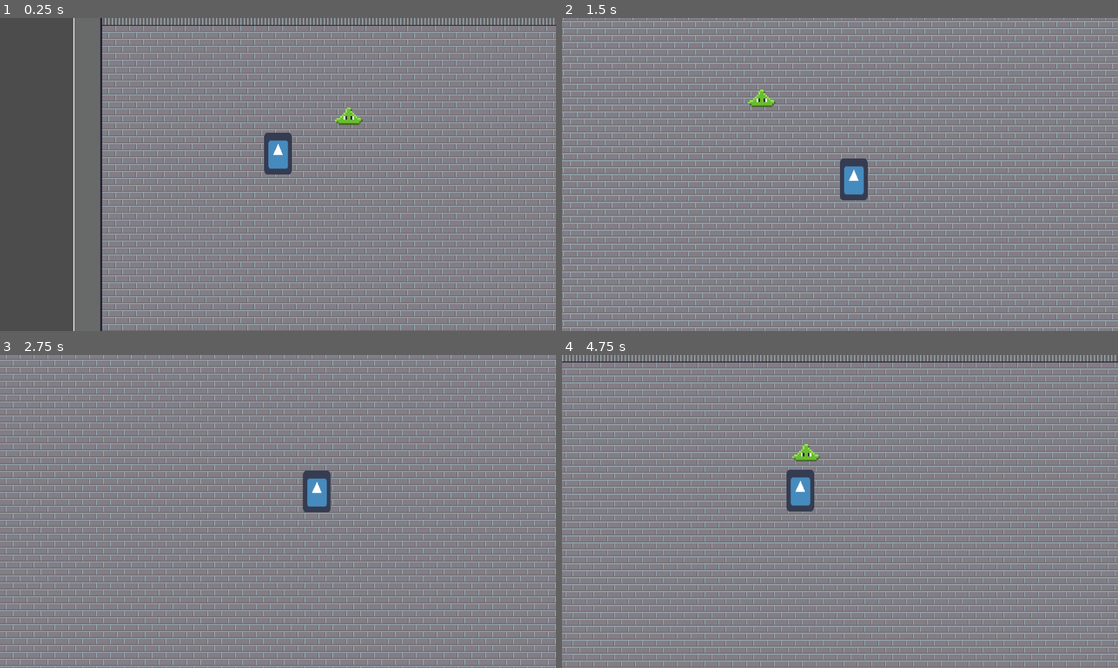
Above: before the commit, frames 1-4 (two rows, left to right).
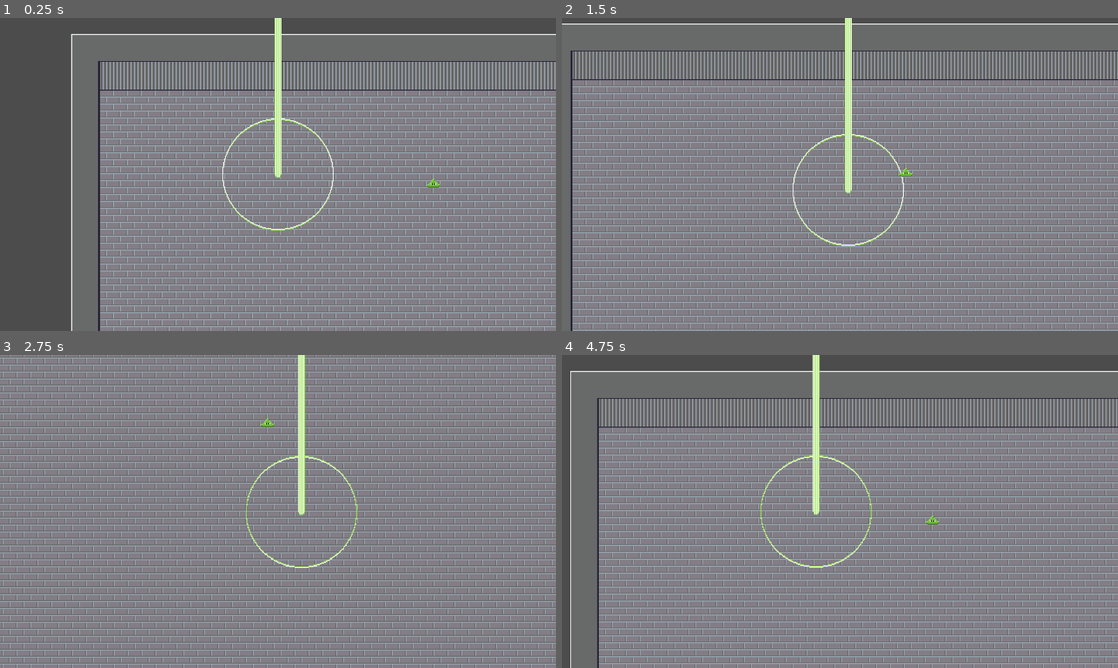
Above: after the commit, the same moments.

Repository: nalquas/blobs-of-colour
Game: Godot game, scene res://scenes/game/Main.tscn
Two runs of this game, one before a commit and one after it. Both use one fixed random seed, a clock stepped at 60 frames per second and the inputs below. The engine's default icon, where the game draws it, is replaced by a stand-in: a white triangle on a blue panel in a dark square.
Inputs:
- Up to frame 1 (0.25 s): no input
- Up to frame 2 (1.5 s): hold Right (right) 0.53-1.28 s; hold Down (down) from 1.28 s (still down)
- Up to frame 3 (2.75 s): release Down (down) at 2.03 s; hold Right (right) from 2.03 s (still down)
- Up to frame 4 (4.75 s): release Right (right) at 2.78 s; hold Up (up) 2.78-3.53 s; hold Left (left) from 3.53 s (still down)

The runs differ from the first frame. In frame 1, 45% of the frame differs, in the area x 12-100%, y 0-100%; in frame 2, 63%; in frame 3, 39%; in frame 4, 64%, in the area x 0-100%, y 0-100%.

Commit message:
Player is now an orbital laser beam

Diff:
--- a/game/assets/Blob.tscn
+++ b/game/assets/Blob.tscn
@@ -62,7 +62,7 @@
 } ]
 
 [sub_resource type="CircleShape2D" id=10]
-radius = 12.0
+radius = 5.0
 
 [node name="Blob" type="KinematicBody2D" groups=[
 "order",
@@ -70,8 +70,7 @@
 script = ExtResource( 5 )
 
 [node name="AnimatedSprite" type="AnimatedSprite" parent="."]
-position = Vector2( 0, -16 )
-scale = Vector2( 2, 2 )
+position = Vector2( 0, -7 )
 frames = SubResource( 9 )
 animation = "green"
 
--- a/game/assets/Player.tscn
+++ b/game/assets/Player.tscn
@@ -1,10 +1,43 @@
-[gd_scene load_steps=4 format=2]
+[gd_scene load_steps=11 format=2]
 
-[ext_resource path="res://icon.png" type="Texture" id=1]
+[ext_resource path="res://resources/sprites/laser_green.png" type="Texture" id=1]
 [ext_resource path="res://scripts/Player.gd" type="Script" id=2]
+[ext_resource path="res://resources/sprites/circle_green.png" type="Texture" id=3]
 
-[sub_resource type="CircleShape2D" id=1]
-radius = 12.0
+[sub_resource type="AtlasTexture" id=5]
+atlas = ExtResource( 3 )
+region = Rect2( 0, 0, 128, 129 )
+
+[sub_resource type="AtlasTexture" id=6]
+atlas = ExtResource( 3 )
+region = Rect2( 128, 0, 128, 129 )
+
+[sub_resource type="SpriteFrames" id=7]
+animations = [ {
+"frames": [ SubResource( 5 ), SubResource( 6 ) ],
+"loop": true,
+"name": "default",
+"speed": 10.0
+} ]
+
+[sub_resource type="AtlasTexture" id=1]
+atlas = ExtResource( 1 )
+region = Rect2( 0, 0, 8, 720 )
+
+[sub_resource type="AtlasTexture" id=2]
+atlas = ExtResource( 1 )
+region = Rect2( 8, 0, 8, 720 )
+
+[sub_resource type="SpriteFrames" id=3]
+animations = [ {
+"frames": [ SubResource( 1 ), SubResource( 2 ) ],
+"loop": true,
+"name": "default",
+"speed": 10.0
+} ]
+
+[sub_resource type="CircleShape2D" id=4]
+radius = 4.0
 
 [node name="Player" type="KinematicBody2D" groups=[
 "order",
@@ -16,10 +49,12 @@
 zoom = Vector2( 0.5, 0.5 )
 smoothing_enabled = true
 
-[node name="Sprite" type="Sprite" parent="."]
-position = Vector2( 0, -24 )
-scale = Vector2( 0.5, 0.75 )
-texture = ExtResource( 1 )
+[node name="AnimatedSprite_Circle" type="AnimatedSprite" parent="."]
+frames = SubResource( 7 )
+
+[node name="AnimatedSprite_Laser" type="AnimatedSprite" parent="."]
+position = Vector2( 0, -356 )
+frames = SubResource( 3 )
 
 [node name="CollisionShape2D" type="CollisionShape2D" parent="."]
-shape = SubResource( 1 )
+shape = SubResource( 4 )
--- a/game/project.godot
+++ b/game/project.godot
@@ -24,7 +24,7 @@
 window/size/width=1280
 window/size/height=720
 window/stretch/mode="viewport"
-window/stretch/aspect="keep_height"
+window/stretch/aspect="expand"
 
 [input]
 
--- a/game/scenes/game/Game.tscn
+++ b/game/scenes/game/Game.tscn
@@ -1,7 +1,5 @@
-[gd_scene load_steps=5 format=2]
+[gd_scene load_steps=3 format=2]
 
-[ext_resource path="res://assets/Player.tscn" type="PackedScene" id=1]
-[ext_resource path="res://assets/Blob.tscn" type="PackedScene" id=2]
 [ext_resource path="res://scripts/Game.gd" type="Script" id=3]
 [ext_resource path="res://scenes/levels/Level_001.tscn" type="PackedScene" id=4]
 
@@ -9,9 +7,3 @@
 script = ExtResource( 3 )
 
 [node name="Level_001" parent="." instance=ExtResource( 4 )]
-
-[node name="Player" parent="." instance=ExtResource( 1 )]
-position = Vector2( 235.457, 236.193 )
-
-[node name="Blob" parent="." instance=ExtResource( 2 )]
-position = Vector2( 317, 179 )
--- a/game/scenes/levels/Level_001.tscn
+++ b/game/scenes/levels/Level_001.tscn
@@ -1,6 +1,8 @@
-[gd_scene load_steps=2 format=2]
+[gd_scene load_steps=4 format=2]
 
 [ext_resource path="res://tilesets/tileset_floor.tres" type="TileSet" id=1]
+[ext_resource path="res://assets/Blob.tscn" type="PackedScene" id=2]
+[ext_resource path="res://assets/Player.tscn" type="PackedScene" id=3]
 
 [node name="Level_001" type="Node2D"]
 
@@ -9,3 +11,9 @@
 cell_size = Vector2( 16, 16 )
 format = 1
 tile_data = PoolIntArray( 0, 1, 0, 1, 1, 1, 2, 1, 1, 3, 1, 1, 4, 1, 1, 5, 1, 1, 6, 1, 1, 7, 1, 1, 8, 1, 1, 9, 1, 1, 10, …(65305 unchanged characters)…
+
+[node name="Player" parent="." instance=ExtResource( 3 )]
+position = Vector2( 238.125, 161.27 )
+
+[node name="Blob" parent="." instance=ExtResource( 2 )]
+position = Vector2( 417.034, 175.129 )
--- a/game/scripts/Player.gd
+++ b/game/scripts/Player.gd
@@ -1,8 +1,18 @@
 extends KinematicBody2D
 
-export (float) var speed = 250.0
+export (float) var speed = 150.0
+
+func _ready():
+	# Make the laser circle appear below all other objects
+	$AnimatedSprite_Circle.z_as_relative = false
+	$AnimatedSprite_Circle.z_index = -9223372036854775808 #-2^63
+
+	# Start animations
+	$AnimatedSprite_Laser.play()
+	$AnimatedSprite_Circle.play()
 
 func _physics_process(_delta):
+	# Handle movement
 	var direction = Vector2(0, 0)
 	if Input.is_action_pressed("up"):
 		direction.y -= 1
--- a/game/tilesets/tileset_floor.tres
+++ b/game/tilesets/tileset_floor.tres
@@ -4,6 +4,18 @@
 [ext_resource path="res://resources/tiles/tileset_wall.png" type="Texture" id=2]
 [ext_resource path="res://resources/tiles/tileset_wall_front.png" type="Texture" id=3]
 
+[sub_resource type="ConvexPolygonShape2D" id=1]
+points = PoolVector2Array( 16, 16, 0, 16, 0, 0, 16, 0 )
+
+[sub_resource type="ConvexPolygonShape2D" id=2]
+points = PoolVector2Array( 16, 16, 0, 16, 0, 0, 16, 0 )
+
+[sub_resource type="ConvexPolygonShape2D" id=3]
+points = PoolVector2Array( 16, 16, 0, 16, 0, 0, 16, 0 )
+
+[sub_resource type="ConvexPolygonShape2D" id=4]
+points = PoolVector2Array( 16, 16, 0, 16, 0, 0, 16, 0 )
+
 [sub_resource type="ConvexPolygonShape2D" id=5]
 points = PoolVector2Array( 16, 16, 0, 16, 0, 0, 16, 0 )
 
@@ -32,7 +44,7 @@
 points = PoolVector2Array( 16, 16, 0, 16, 0, 0, 16, 0 )
 
 [sub_resource type="ConvexPolygonShape2D" id=14]
-points = PoolVector2Array( 16, 16, 0, 16, 0, 0, 16, 0 )
+points = PoolVector2Array( 0, 0, 16, 0, 16, 16, 0, 16 )
 
 [sub_resource type="ConvexPolygonShape2D" id=15]
 points = PoolVector2Array( 16, 16, 0, 16, 0, 0, 16, 0 )
@@ -44,18 +56,6 @@
 points = PoolVector2Array( 16, 16, 0, 16, 0, 0, 16, 0 )
 
 [sub_resource type="ConvexPolygonShape2D" id=18]
-points = PoolVector2Array( 0, 0, 16, 0, 16, 16, 0, 16 )
-
-[sub_resource type="ConvexPolygonShape2D" id=1]
-points = PoolVector2Array( 16, 16, 0, 16, 0, 0, 16, 0 )
-
-[sub_resource type="ConvexPolygonShape2D" id=2]
-points = PoolVector2Array( 16, 16, 0, 16, 0, 0, 16, 0 )
-
-[sub_resource type="ConvexPolygonShape2D" id=3]
-points = PoolVector2Array( 16, 16, 0, 16, 0, 0, 16, 0 )
-
-[sub_resource type="ConvexPolygonShape2D" id=4]
 points = PoolVector2Array( 16, 16, 0, 16, 0, 0, 16, 0 )
 
 [resource]
@@ -101,92 +101,92 @@
 1/navigation_offset = Vector2( 0, 0 )
 1/shape_offset = Vector2( 0, 0 )
 1/shape_transform = Transform2D( 1, 0, 0, 1, 0, 0 )
-1/shape = SubResource( 5 )
+1/shape = SubResource( 1 )
 1/shape_one_way = false
 1/shape_one_way_margin = 1.0
 1/shapes = [ {
 "autotile_coord": Vector2( 0, 0 ),
 "one_way": false,
 "one_way_margin": 1.0,
+"shape": SubResource( 1 ),
+"shape_transform": Transform2D( 1, 0, 0, 1, 0, 0 )
+}, {
+"autotile_coord": Vector2( 1, 0 ),
+"one_way": false,
+"one_way_margin": 1.0,
+"shape": SubResource( 2 ),
+"shape_transform": Transform2D( 1, 0, 0, 1, 0, 0 )
+}, {
+"autotile_coord": Vector2( 2, 0 ),
+"one_way": false,
+"one_way_margin": 1.0,
+"shape": SubResource( 3 ),
+"shape_transform": Transform2D( 1, 0, 0, 1, 0, 0 )
+}, {
+"autotile_coord": Vector2( 3, 0 ),
+"one_way": false,
+"one_way_margin": 1.0,
+"shape": SubResource( 4 ),
+"shape_transform": Transform2D( 1, 0, 0, 1, 0, 0 )
+}, {
+"autotile_coord": Vector2( 4, 0 ),
+"one_way": false,
+"one_way_margin": 1.0,
 "shape": SubResource( 5 ),
 "shape_transform": Transform2D( 1, 0, 0, 1, 0, 0 )
 }, {
-"autotile_coord": Vector2( 1, 0 ),
+"autotile_coord": Vector2( 4, 1 ),
 "one_way": false,
 "one_way_margin": 1.0,
 "shape": SubResource( 6 ),
 "shape_transform": Transform2D( 1, 0, 0, 1, 0, 0 )
 }, {
-"autotile_coord": Vector2( 2, 0 ),
+"autotile_coord": Vector2( 3, 1 ),
 "one_way": false,
 "one_way_margin": 1.0,
 "shape": SubResource( 7 ),
 "shape_transform": Transform2D( 1, 0, 0, 1, 0, 0 )
 }, {
-"autotile_coord": Vector2( 3, 0 ),
+"autotile_coord": Vector2( 2, 1 ),
 "one_way": false,
 "one_way_margin": 1.0,
 "shape": SubResource( 8 ),
 "shape_transform": Transform2D( 1, 0, 0, 1, 0, 0 )
 }, {
-"autotile_coord": Vector2( 4, 0 ),
+"autotile_coord": Vector2( 3, 2 ),
 "one_way": false,
 "one_way_margin": 1.0,
 "shape": SubResource( 9 ),
 "shape_transform": Transform2D( 1, 0, 0, 1, 0, 0 )
 }, {
-"autotile_coord": Vector2( 4, 1 ),
+"autotile_coord": Vector2( 2, 2 ),
 "one_way": false,
 "one_way_margin": 1.0,
 "shape": SubResource( 10 ),
 "shape_transform": Transform2D( 1, 0, 0, 1, 0, 0 )
 }, {
-"autotile_coord": Vector2( 3, 1 ),
+"autotile_coord": Vector2( 1, 1 ),
 "one_way": false,
 "one_way_margin": 1.0,
 "shape": SubResource( 11 ),
 "shape_transform": Transform2D( 1, 0, 0, 1, 0, 0 )
 }, {
-"autotile_coord": Vector2( 2, 1 ),
+"autotile_coord": Vector2( 0, 1 ),
 "one_way": false,
 "one_way_margin": 1.0,
 "shape": SubResource( 12 ),
 "shape_transform": Transform2D( 1, 0, 0, 1, 0, 0 )
 }, {
-"autotile_coord": Vector2( 3, 2 ),
+"autotile_coord": Vector2( 0, 2 ),
 "one_way": false,
 "one_way_margin": 1.0,
 "shape": SubResource( 13 ),
 "shape_transform": Transform2D( 1, 0, 0, 1, 0, 0 )
 }, {
-"autotile_coord": Vector2( 2, 2 ),
+"autotile_coord": Vector2( 1, 2 ),
 "one_way": false,
 "one_way_margin": 1.0,
 "shape": SubResource( 14 ),
-"shape_transform": Transform2D( 1, 0, 0, 1, 0, 0 )
-}, {
-"autotile_coord": Vector2( 1, 1 ),
-"one_way": false,
-"one_way_margin": 1.0,
-"shape": SubResource( 15 ),
-"shape_transform": Transform2D( 1, 0, 0, 1, 0, 0 )
-}, {
-"autotile_coord": Vector2( 0, 1 ),
-"one_way": false,
-"one_way_margin": 1.0,
-"shape": SubResource( 16 ),
-"shape_transform": Transform2D( 1, 0, 0, 1, 0, 0 )
-}, {
-"autotile_coord": Vector2( 0, 2 ),
-"one_way": false,
-"one_way_margin": 1.0,
-"shape": SubResource( 17 ),
-"shape_transform": Transform2D( 1, 0, 0, 1, 0, 0 )
-}, {
-"autotile_coord": Vector2( 1, 2 ),
-"one_way": false,
-"one_way_margin": 1.0,
-"shape": SubResource( 18 ),
 "shape_transform": Transform2D( 1, 0, 0, 1, 0, 0 )
 } ]
 1/z_index = 0
Binary file added: game/resources/sprites/circle_green.png
Not shown, added: game/resources/sprites/circle_green.png.import
Binary file added: game/resources/sprites/laser_green.png
Not shown, added: game/resources/sprites/laser_green.png.import
Not shown: 1 places in game/tilesets/tileset_floor.tres that only renumber resources
Not shown, added: art/circle_green.aseprite
Not shown, added: art/laser_green.aseprite
Not shown, added: art/tileset_paint_green.aseprite
